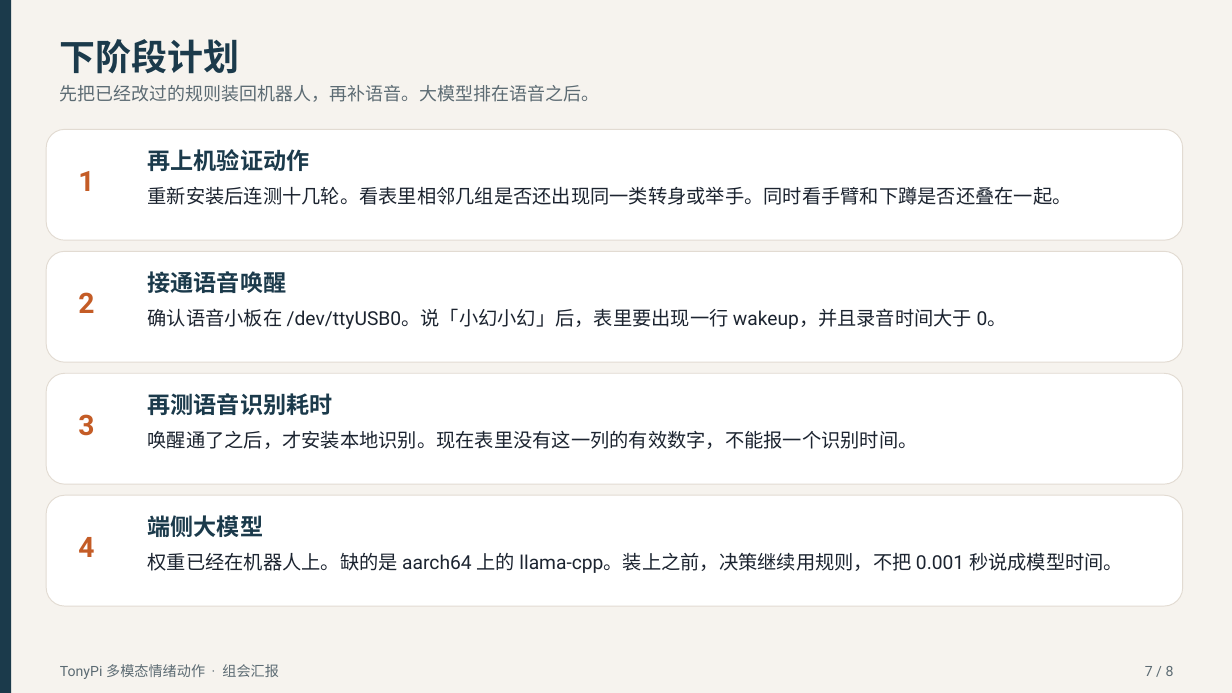
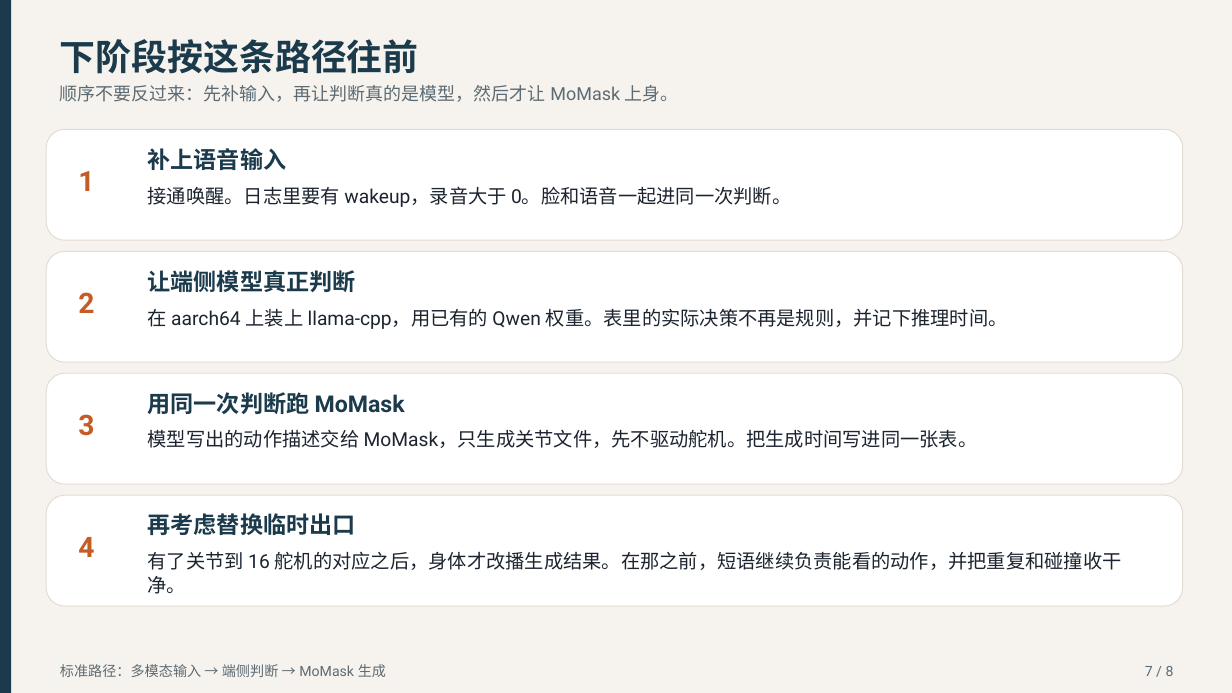
Before and after one commit to liu394704-tech/momask-codes, a slide deck: slide 7 of docs/组会_TonyPi多模态阶段汇报.pptx. Drawn at 1232x693 pixels with LibreOffice and Linux fonts; fonts in the diff are those of the drawing. Boxes give left, top, right and bottom in pixels: in the first picture for what was removed or moved away, otherwise in the second. Text is boxed around its words. In the diff, an @@ line names an element or a change of style, - is before the commit and + after.

```diff
--- a/docs/组会_TonyPi多模态阶段汇报.pptx
+++ b/docs/组会_TonyPi多模态阶段汇报.pptx
@@ text at bbox=[60, 39, 419, 74]: text changed @@
-下阶段计划
+下阶段按这条路径往前
@@ text at bbox=[60, 85, 679, 102]: text changed @@
-先把已经改过的规则装回机器人，再补语音。大模型排在语音之后。
+顺序不要反过来：先补输入，再让判断真的是模型，然后才让 MoMask 上身。
@@ text at bbox=[148, 148, 287, 170]: text changed @@
-再上机验证动作
+补上语音输入
@@ text at bbox=[148, 186, 791, 207]: text changed @@
-重新安装后连测十几轮。看表里相邻几组是否还出现同一类转身或举手。同时看手臂和下蹲是否还叠在一起。
+接通唤醒。日志里要有 wakeup，录音大于 0。脸和语音一起进同一次判断。
@@ text at bbox=[148, 270, 356, 292]: text changed @@
-接通语音唤醒
+让端侧模型真正判断
@@ text at bbox=[148, 309, 1008, 329]: text changed @@
-确认语音小板在 /dev/ttyUSB0。说「小幻小幻」后，表里要出现一行 wakeup，并且录音时间大于 0。
+在 aarch64 上装上 llama-cpp，用已有的 Qwen 权重。表里的实际决策不再是规则，并记下推理时间。
@@ text at bbox=[148, 392, 405, 414]: text changed @@
-再测语音识别耗时
+用同一次判断跑 MoMask
@@ text at bbox=[148, 430, 978, 448]: text changed @@
-唤醒通了之后，才安装本地识别。现在表里没有这一列的有效数字，不能报一个识别时间。
+模型写出的动作描述交给 MoMask，只生成关节文件，先不驱动舵机。把生成时间写进同一张表。
@@ text at bbox=[148, 513, 356, 535]: text changed @@
-端侧大模型
+再考虑替换临时出口
@@ text at bbox=[148, 552, 1122, 594]: text changed @@
-权重已经在机器人上。缺的是 aarch64 上的 llama-cpp。装上之前，决策继续用规则，不把 0.001 秒说成模型时间。
+有了关节到 16 舵机的对应之后，身体才改播生成结果。在那之前，短语继续负责能看的动作，并把重复和碰撞收干净。
@@ text at bbox=[60, 664, 386, 677]: text changed @@
-TonyPi 多模态情绪动作 · 组会汇报
+标准路径：多模态输入 → 端侧判断 → MoMask 生成
```
Also in this commit, not shown: 7 slides added, 7 slides removed, 1 other file.
